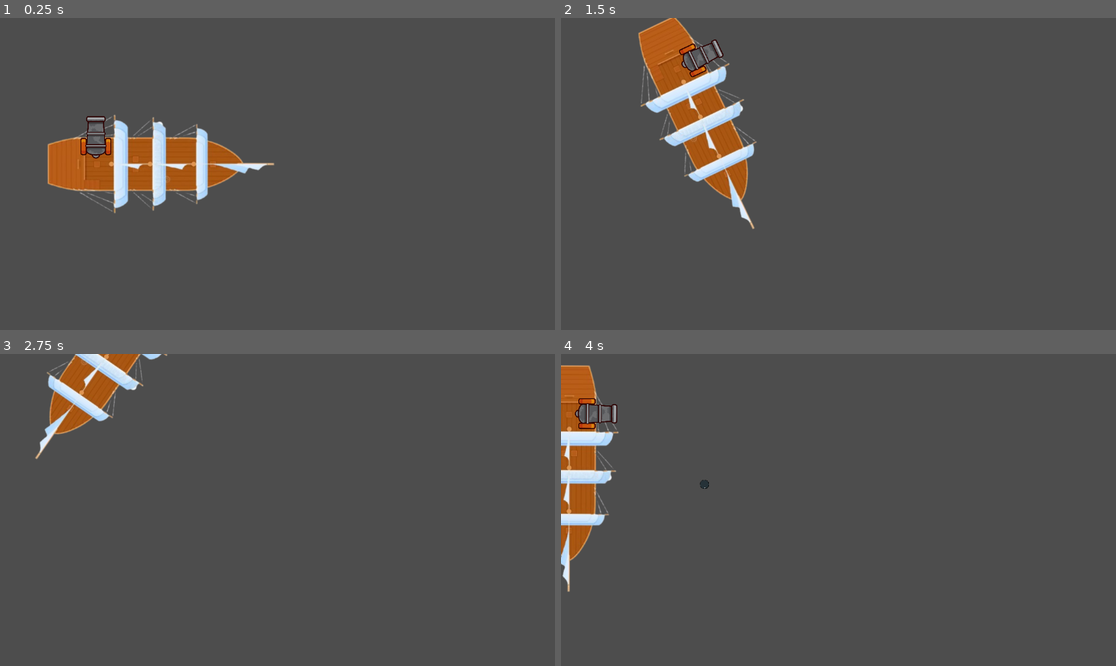
Above: before the commit, frames 1-4 (two rows, left to right).
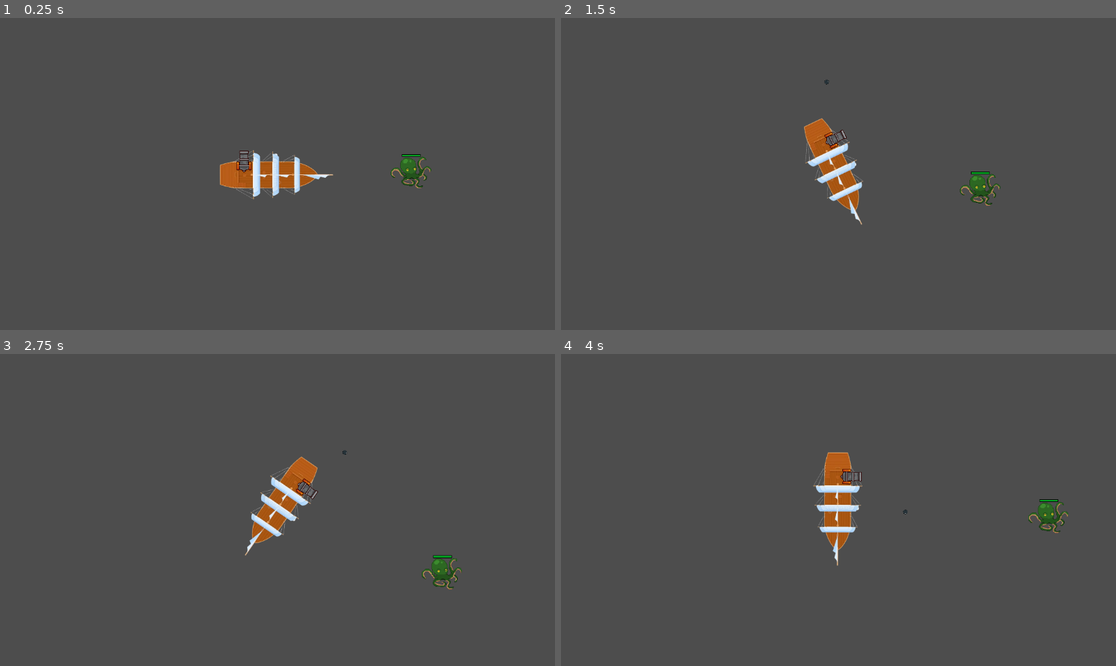
Above: after the commit, the same moments.

Repository: Balthendir/skulls-and-schmeckels
Game: Godot game, scene res://scenes/level.tscn
The game is run twice, just before and just after one commit, with the same random seed, the same clock (stepped at 60 frames per second) and the same inputs.
Inputs:
- Up to frame 1 (0.25 s): no input
- Up to frame 2 (1.5 s): tap Enter at 0.5 s; hold Right (right) 0.53-1.28 s; tap Space (shoot) at 0.6, 1.35 s; hold Down (down) from 1.28 s (still down)
- Up to frame 3 (2.75 s): release Down (down) at 2.03 s; hold Right (right) from 2.03 s (still down); tap Space (shoot) at 2.1 s
- Up to frame 4 (4 s): release Right (right) at 2.78 s; hold Up (up) 2.78-3.53 s; tap Space (shoot) at 2.85, 3.6 s; hold Left (left) from 3.53 s (still down)

The runs differ from the first frame. In frame 1, 8.1% of the frame differs, in the area x 8-78%, y 30-63%; in frame 2, 8.4%, in the area x 13-80%, y 0-68%; in frame 3, 5.0%; in frame 4, 6.2%.

Commit message:
Added Enemy Healthbar & Camera Follow

Diff:
--- /dev/null
+++ b/enemy.tscn
@@ -0,0 +1,60 @@
+[gd_scene load_steps=7 format=3 uid="uid://be8nmsml1fa3x"]
+
+[ext_resource type="Script" path="res://scripts/enemy.gd" id="1_gpedy"]
+[ext_resource type="Texture2D" uid="uid://dsaeep2w1dqrf" path="res://assets/kraken.png" id="1_l1m58"]
+
+[sub_resource type="CircleShape2D" id="CircleShape2D_pdvse"]
+radius = 88.0057
+
+[sub_resource type="CircleShape2D" id="CircleShape2D_d7p3u"]
+radius = 82.0244
+
+[sub_resource type="StyleBoxFlat" id="StyleBoxFlat_jseq8"]
+bg_color = Color(0.399961, 0.197904, 0.201238, 0.756863)
+border_width_left = 2
+border_width_top = 2
+border_width_right = 2
+border_width_bottom = 2
+border_color = Color(0, 0, 0, 1)
+
+[sub_resource type="StyleBoxFlat" id="StyleBoxFlat_5t33w"]
+bg_color = Color(1.27546e-06, 0.632545, 0.128379, 1)
+border_width_left = 2
+border_width_top = 2
+border_width_right = 2
+border_width_bottom = 2
+border_color = Color(0, 0, 0, 1)
+
+[node name="Enemy" type="CharacterBody2D"]
+collision_layer = 4
+collision_mask = 2
+script = ExtResource("1_gpedy")
+
+[node name="Sprite2D" type="Sprite2D" parent="."]
+scale = Vector2(0.05, 0.05)
+texture = ExtResource("1_l1m58")
+
+[node name="Hurtbox" type="Area2D" parent="."]
+collision_layer = 4
+collision_mask = 8
+
+[node name="CollisionShape2D" type="CollisionShape2D" parent="Hurtbox"]
+shape = SubResource("CircleShape2D_pdvse")
+debug_color = Color(0.926402, 0.212593, 0.431196, 0.42)
+
+[node name="Hitbox" type="CollisionShape2D" parent="."]
+shape = SubResource("CircleShape2D_d7p3u")
+
+[node name="HealthBar" type="ProgressBar" parent="."]
+z_index = 5
+offset_left = -39.0
+offset_top = -74.0
+offset_right = 39.0
+offset_bottom = -63.0
+theme_override_styles/background = SubResource("StyleBoxFlat_jseq8")
+theme_override_styles/fill = SubResource("StyleBoxFlat_5t33w")
+max_value = 5.0
+value = 5.0
+show_percentage = false
+
+[connection signal="area_entered" from="Hurtbox" to="." method="_on_hurtbox_area_entered"]
--- a/project.godot
+++ b/project.godot
@@ -42,3 +42,10 @@
 "events": [Object(InputEventKey,"resource_local_to_scene":false,"resource_name":"","device":-1,"window_id":0,"alt_press …(191 unchanged characters)…
 ]
 }
+
+[layer_names]
+
+2d_physics/layer_1="BACKGROUND"
+2d_physics/layer_2="PLAYER"
+2d_physics/layer_3="ENEMY"
+2d_physics/layer_4="ALLY PROJECTILE"
--- a/scenes/cannon.tscn
+++ b/scenes/cannon.tscn
@@ -1,13 +1,13 @@
 [gd_scene load_steps=4 format=3 uid="uid://bgkc0qe0ve5ci"]
 
 [ext_resource type="Texture2D" uid="uid://c7luucbw0hagg" path="res://assets/cannon.png" id="1_3nets"]
-[ext_resource type="Script" path="res://scenes/cannon.gd" id="1_vcyii"]
+[ext_resource type="Script" path="res://scripts/cannon.gd" id="1_g77h6"]
 
 [sub_resource type="RectangleShape2D" id="RectangleShape2D_urypx"]
 size = Vector2(41, 88)
 
 [node name="Cannon" type="Node2D"]
-script = ExtResource("1_vcyii")
+script = ExtResource("1_g77h6")
 
 [node name="shoot_cooldown" type="Timer" parent="."]
 one_shot = true
--- a/scenes/cannonball.tscn
+++ b/scenes/cannonball.tscn
@@ -1,17 +1,19 @@
 [gd_scene load_steps=4 format=3 uid="uid://cq28ilotmid86"]
 
 [ext_resource type="Texture2D" uid="uid://sau20lpfltwl" path="res://assets/cannonball.png" id="1_1oax6"]
-[ext_resource type="Script" path="res://scenes/cannonball.gd" id="1_7wse7"]
+[ext_resource type="Script" path="res://scripts/cannonball.gd" id="1_18cey"]
 
 [sub_resource type="CircleShape2D" id="CircleShape2D_03jqa"]
 
 [node name="Cannonball" type="Area2D"]
-script = ExtResource("1_7wse7")
+collision_layer = 8
+collision_mask = 4
+script = ExtResource("1_18cey")
 
-[node name="CollisionShape2D" type="CollisionShape2D" parent="."]
+[node name="Hitbox" type="CollisionShape2D" parent="."]
 shape = SubResource("CircleShape2D_03jqa")
 
-[node name="Sprite2D" type="Sprite2D" parent="CollisionShape2D"]
+[node name="Sprite2D" type="Sprite2D" parent="Hitbox"]
 position = Vector2(2.5, -2.5)
 scale = Vector2(0.0508333, 0.0508333)
 texture = ExtResource("1_1oax6")
@@ -20,4 +22,5 @@
 one_shot = true
 autostart = true
 
+[connection signal="body_entered" from="." to="." method="_on_body_entered"]
 [connection signal="timeout" from="Projectile_Timer" to="." method="_on_projectile_timer_timeout"]
--- a/scenes/level.gd
+++ b/scenes/level.gd
@@ -1,7 +1,6 @@
 extends Node2D
 
 #load scenes
-var cannonball_scene: PackedScene = load("res://scenes/cannonball.tscn")
 
 
 # Called when the node enters the scene tree for the first time.
@@ -10,12 +9,3 @@
 
 func _process(delta) -> void:
 	pass
-
-func _on_cannon_cannonball(pos) -> void:
-	var cannonball = cannonball_scene.instantiate()
-
-	$PlayerShip/Cannonballs.add_child(cannonball)
-
-
-
-	print("Cannon shot!")
--- a/scenes/level.tscn
+++ b/scenes/level.tscn
@@ -1,14 +1,18 @@
-[gd_scene load_steps=4 format=3 uid="uid://cs5nu3lnrv5ke"]
+[gd_scene load_steps=5 format=3 uid="uid://cs5nu3lnrv5ke"]
 
-[ext_resource type="Script" path="res://scenes/level.gd" id="1_ilxls"]
 [ext_resource type="PackedScene" uid="uid://bljirq8yd73pp" path="res://scenes/player_ship.tscn" id="1_m1vkw"]
+[ext_resource type="Script" path="res://scripts/level.gd" id="1_u2ycp"]
 [ext_resource type="PackedScene" uid="uid://bgkc0qe0ve5ci" path="res://scenes/cannon.tscn" id="2_jo1pn"]
+[ext_resource type="PackedScene" uid="uid://be8nmsml1fa3x" path="res://enemy.tscn" id="4_qdpr1"]
 
 [node name="Node2D" type="Node2D"]
-script = ExtResource("1_ilxls")
+script = ExtResource("1_u2ycp")
 
 [node name="PlayerShip" parent="." instance=ExtResource("1_m1vkw")]
 position = Vector2(338, 300)
 
 [node name="Cannon" parent="PlayerShip" instance=ExtResource("2_jo1pn")]
 position = Vector2(-139, -52)
+
+[node name="Enemy" parent="." instance=ExtResource("4_qdpr1")]
+position = Vector2(893, 292)
--- a/scenes/player_ship.tscn
+++ b/scenes/player_ship.tscn
@@ -1,13 +1,13 @@
 [gd_scene load_steps=4 format=3 uid="uid://bljirq8yd73pp"]
 
-[ext_resource type="Script" path="res://scenes/playership.gd" id="1_00mu6"]
 [ext_resource type="Texture2D" uid="uid://dd757khyidwdw" path="res://assets/ship-bg.png" id="1_hbmre"]
+[ext_resource type="Script" path="res://scripts/playership.gd" id="1_qmt5c"]
 
 [sub_resource type="RectangleShape2D" id="RectangleShape2D_ikqhj"]
 size = Vector2(409, 112)
 
 [node name="PlayerShip" type="CharacterBody2D"]
-script = ExtResource("1_00mu6")
+script = ExtResource("1_qmt5c")
 
 [node name="CollisionShape2D" type="CollisionShape2D" parent="."]
 position = Vector2(-34.5, 5)
@@ -17,3 +17,7 @@
 texture_filter = 2
 rotation = 1.5708
 texture = ExtResource("1_hbmre")
+
+[node name="Camera2D" type="Camera2D" parent="."]
+zoom = Vector2(0.5, 0.5)
+limit_smoothed = true
--- a/scenes/cannon.gd
+++ b/scripts/cannon.gd
@@ -13,7 +13,7 @@
 		instance.position = $Ballspawn.global_position
 		instance.rotation = get_parent().global_rotation
 
-func _process(delta: float) -> void:
+func _process(float) -> void:
 	shoot_cannon()
 
 
--- a/scenes/cannonball.gd
+++ b/scripts/cannonball.gd
@@ -10,3 +10,6 @@
 
 func _on_projectile_timer_timeout() -> void:
 	queue_free()
+
+func _on_body_entered(body: Node2D) -> void:
+	queue_free()
--- /dev/null
+++ b/scripts/enemy.gd
@@ -0,0 +1,26 @@
+extends CharacterBody2D
+
+const MAX_HEALTH = 5
+@export var health = 5
+
+
+
+func _on_ready():
+	set_health_bar()
+	$HealthBar.max_value = MAX_HEALTH
+
+func _process(float):
+	pass
+
+
+
+func set_health_bar() -> void:
+	$HealthBar.value = health
+
+
+func _on_hurtbox_area_entered(_area: Area2D) -> void:
+	health -= 1
+	print ("Enemy hit!")
+	set_health_bar()
+	if health == 0:
+		queue_free()
--- /dev/null
+++ b/scripts/level.gd
@@ -0,0 +1,21 @@
+extends Node2D
+
+#load scenes
+var cannonball_scene: PackedScene = load("res://scenes/cannonball.tscn")
+
+
+# Called when the node enters the scene tree for the first time.
+func _ready() -> void:
+	pass # Replace with function body.
+
+func _process(delta) -> void:
+	pass
+
+func _on_cannon_cannonball(pos) -> void:
+	var cannonball = cannonball_scene.instantiate()
+
+	$PlayerShip/Cannonballs.add_child(cannonball)
+
+
+
+	print("Cannon shot!")
Binary file removed: assets/cannon - Kopie.png
Binary file added: assets/kraken.png
Not shown, changed: assets/kraken.png.import
Renamed: scenes/playership.gd -> scripts/playership.gd
